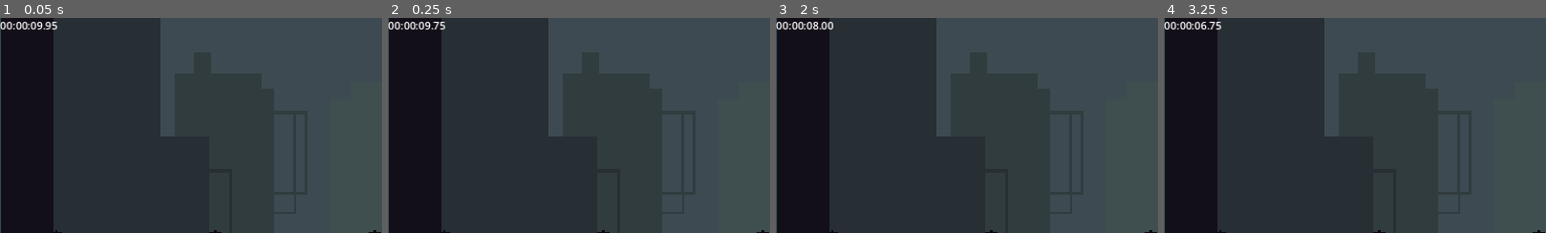
Above: before the commit, frames 1-4 (left to right).
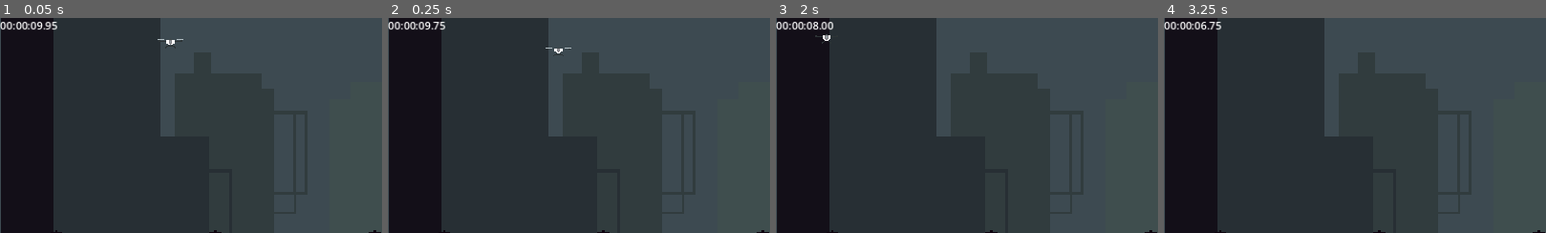
Above: after the commit, the same moments.

Repository: emanuelhix/drone-game
Game: Godot game, scene res://assets/world/world.tscn
Two runs of this game, one before a commit and one after it. Both use one fixed random seed, a clock stepped at 60 frames per second and the inputs below.
Inputs (mouse positions are % of the whole screen's width and height, from its top left):
- Up to frame 1 (0.05 s): no input
- Up to frame 2 (0.25 s): no input
- Up to frame 3 (2 s): move the mouse to (72, 45) at 0.52 s; press the mouse at (72, 45) at 0.53 s; right-click (72, 45) at 0.8 s; move the mouse to (30, 55) at 1.27 s; release the mouse at (30, 55) at 1.28 s; right-click (30, 55) at 1.35 s; click (30, 55) at 1.55 s
- Up to frame 4 (3.25 s): move the mouse to (60, 28) at 2.02 s; press the mouse at (60, 28) at 2.03 s; right-click (60, 28) at 2.3 s; move the mouse to (45, 70) at 2.77 s; release the mouse at (45, 70) at 2.78 s; right-click (45, 70) at 2.85 s; click (45, 70) at 3.05 s
The pictures show only the part of the screen within x 0-50%, y 0-50%; the shares and areas given below are measured in that part.

The runs differ from the first frame. In frame 1, 0.1% of the frame differs, in the area x 41-48%, y 9-15%; in frame 2, less than 0.1%; in frame 3, less than 0.1%; in frame 4, nothing differs.

Commit message:
modified drone controls, cleaned up asset directory

Diff:
--- a/assets/drone/drone.tscn
+++ b/assets/drone/drone.tscn
@@ -1,10 +1,26 @@
-[gd_scene load_steps=2 format=3 uid="uid://dcmnbrk8gsqgk"]
+[gd_scene load_steps=5 format=3 uid="uid://2soy2xyjbhh3"]
 
 [ext_resource type="Texture2D" uid="uid://2wrlve77m88u" path="res://assets/drone/drone_white.png" id="1_0fkl1"]
+[ext_resource type="Script" path="res://assets/drone/drone_physics.gd" id="1_pe4so"]
 
-[node name="Drone" type="Node2D"]
+[sub_resource type="PhysicsMaterial" id="PhysicsMaterial_qjry8"]
 
-[node name="Sprite" type="Sprite2D" parent="."]
+[sub_resource type="RectangleShape2D" id="RectangleShape2D_cvwvs"]
+size = Vector2(40, 20)
+
+[node name="Drone" type="RigidBody2D"]
+mass = 0.1
+physics_material_override = SubResource("PhysicsMaterial_qjry8")
+gravity_scale = 0.5
+linear_damp = 2.0
+angular_damp = 5.0
+script = ExtResource("1_pe4so")
+
+[node name="CollisionShape2D" type="CollisionShape2D" parent="."]
+scale = Vector2(1.25, 1.25)
+shape = SubResource("RectangleShape2D_cvwvs")
+
+[node name="Sprite2D" type="Sprite2D" parent="CollisionShape2D"]
 texture_filter = 1
-scale = Vector2(1.5, 1.5)
+position = Vector2(-9.53674e-07, -4.76837e-07)
 texture = ExtResource("1_0fkl1")
--- /dev/null
+++ b/assets/drone/drone_physics.gd
@@ -0,0 +1,34 @@
+extends RigidBody2D
+@export var is_input_reversed : bool = true # if true, the right trigger will make the drone move right
+var vertical_force = 125
+var left_side = self.position
+var right_side = self.position
+
+func _ready():
+	left_side.x-=12
+	right_side.x+=12
+
+func _physics_process(delta):
+	# if both trigger buttons are held, go straight up.
+	# otherwise, move towards that direction.
+	var relative_force_location = Vector2.ZERO
+	if Input.is_action_pressed("left_fan") and !Input.is_action_pressed("right_fan"):
+		relative_force_location = left_side if !is_input_reversed else right_side
+	elif Input.is_action_pressed("right_fan") and !Input.is_action_pressed("left_fan"):
+		relative_force_location = right_side if !is_input_reversed else left_side
+	# if no trigger buttons are held, fan strength is zero, which causes no upwards force to be applied on this frame.
+	# thus, the drone falls with gravity.
+	var fan_strength : int = clamp(Input.get_action_strength("left_fan") + Input.get_action_strength("right_fan"), 0, 1)
+	apply_force( (self.global_transform.y * -vertical_force) * fan_strength, relative_force_location)
+	if relative_force_location == Vector2.ZERO and rotation != 0:
+		rotation = 0
+
+func _integrate_forces(state):
+	var rotation_radians = deg_to_rad(rotation_degrees)
+	var new_rotation = clamp(rotation_radians, -PI/3, PI/3)
+	var new_transform = Transform2D(new_rotation, self.position)
+	self.transform = new_transform
+	if self.rotation <= -9*PI/30 and self.angular_velocity < 0:
+		self.angular_velocity = 2;
+	elif self.rotation >= 9*PI/30 and self.angular_velocity > 0:
+		self.angular_velocity = -2;
--- a/assets/scenes/drone.tscn
+++ /dev/null
@@ -1,31 +0,0 @@
-[gd_scene load_steps=6 format=3 uid="uid://2soy2xyjbhh3"]
-
-[ext_resource type="Script" path="res://assets/scenes/drone_movement.gd" id="1_o1mvc"]
-[ext_resource type="Script" path="res://assets/scenes/drone_physics.gd" id="2_11vm3"]
-
-[sub_resource type="PhysicsMaterial" id="PhysicsMaterial_qjry8"]
-
-[sub_resource type="RectangleShape2D" id="RectangleShape2D_cvwvs"]
-size = Vector2(40, 20)
-
-[sub_resource type="PlaceholderTexture2D" id="PlaceholderTexture2D_dwu75"]
-
-[node name="Drone" type="Node2D"]
-z_index = 1
-script = ExtResource("1_o1mvc")
-
-[node name="RigidBody2D" type="RigidBody2D" parent="."]
-mass = 0.1
-physics_material_override = SubResource("PhysicsMaterial_qjry8")
-gravity_scale = 0.5
-linear_damp = 2.0
-angular_damp = 5.0
-script = ExtResource("2_11vm3")
-
-[node name="CollisionShape2D" type="CollisionShape2D" parent="RigidBody2D"]
-shape = SubResource("RectangleShape2D_cvwvs")
-
-[node name="Sprite2D" type="Sprite2D" parent="RigidBody2D"]
-position = Vector2(-9.53674e-07, -4.76837e-07)
-scale = Vector2(40, 20)
-texture = SubResource("PlaceholderTexture2D_dwu75")
--- a/assets/scenes/drone_movement.gd
+++ /dev/null
@@ -1,11 +0,0 @@
-extends Node2D
-
-
-# Called when the node enters the scene tree for the first time.
-func _ready():
-	pass # Replace with function body.
-
-
-# Called every frame. 'delta' is the elapsed time since the previous frame.
-func _process(delta):
-	pass
--- a/assets/scenes/drone_physics.gd
+++ /dev/null
@@ -1,27 +0,0 @@
-extends RigidBody2D
-var vertical_force = 50
-var left_side = self.position
-var right_side = self.position
-
-# Called when the node enters the scene tree for the first time.
-func _ready():
-	left_side.x-=15
-	right_side.x+=15
-
-
-# Called every frame. 'delta' is the elapsed time since the previous frame.
-func _physics_process(delta):
-	if Input.is_action_pressed("left_fan"):
-		apply_force(self.global_transform.y*Input.get_action_strength("left_fan")*-vertical_force, left_side)
-	if Input.is_action_pressed("right_fan"):
-		apply_force(self.global_transform.y*Input.get_action_strength("right_fan")*-vertical_force, right_side)
-
-func _integrate_forces(state):
-	var rotation_radians = deg_to_rad(rotation_degrees)
-	var new_rotation = clamp(rotation_radians, -PI/3, PI/3)
-	var new_transform = Transform2D(new_rotation, self.position)
-	self.transform = new_transform
-	if self.rotation <= -9*PI/30 and self.angular_velocity < 0:
-		self.angular_velocity = 2;
-	elif self.rotation >= 9*PI/30 and self.angular_velocity > 0:
-		self.angular_velocity = -2;
--- a/assets/world/world.tscn
+++ b/assets/world/world.tscn
@@ -1,16 +1,21 @@
-[gd_scene load_steps=4 format=3 uid="uid://du3w5fj8cox78"]
+[gd_scene load_steps=5 format=3 uid="uid://0uli8ybamv7k"]
 
-[ext_resource type="Script" path="res://assets/scripts/world/world.gd" id="1_6p3io"]
-[ext_resource type="Script" path="res://assets/scripts/timer/timer_label.gd" id="2_7hwlm"]
+[ext_resource type="Script" path="res://assets/world/world.gd" id="1_xtiw6"]
+[ext_resource type="PackedScene" uid="uid://2soy2xyjbhh3" path="res://assets/drone/drone.tscn" id="2_xulga"]
 [ext_resource type="PackedScene" uid="uid://c3nugfy2y6kw3" path="res://assets/world/background.tscn" id="3_oswmj"]
+[ext_resource type="Script" path="res://assets/world/timer_label.gd" id="4_p4opm"]
 
 [node name="World" type="Node2D"]
-script = ExtResource("1_6p3io")
+script = ExtResource("1_xtiw6")
 
 [node name="GameTimer" type="Timer" parent="."]
 wait_time = 10.0
 one_shot = true
 autostart = true
+
+[node name="Drone" parent="." instance=ExtResource("2_xulga")]
+z_index = 1
+position = Vector2(257, 38)
 
 [node name="Background" parent="." instance=ExtResource("3_oswmj")]
 
@@ -31,7 +36,7 @@
 layout_mode = 0
 offset_right = 40.0
 offset_bottom = 23.0
-script = ExtResource("2_7hwlm")
+script = ExtResource("4_p4opm")
 game_timer = NodePath("../../../GameTimer")
 metadata/_edit_use_anchors_ = true
 
Renamed: assets/scenes/drop_zone.tscn -> assets/drop_zone/drop_zone.tscn
Renamed: assets/scripts/timer/timer_label.gd -> assets/world/timer_label.gd
Renamed: assets/scripts/world/world.gd -> assets/world/world.gd
Not shown, added: assets/drop_zone/droB0AE.tmp
Not shown, added: assets/drop_zone/droC00F.tmp
